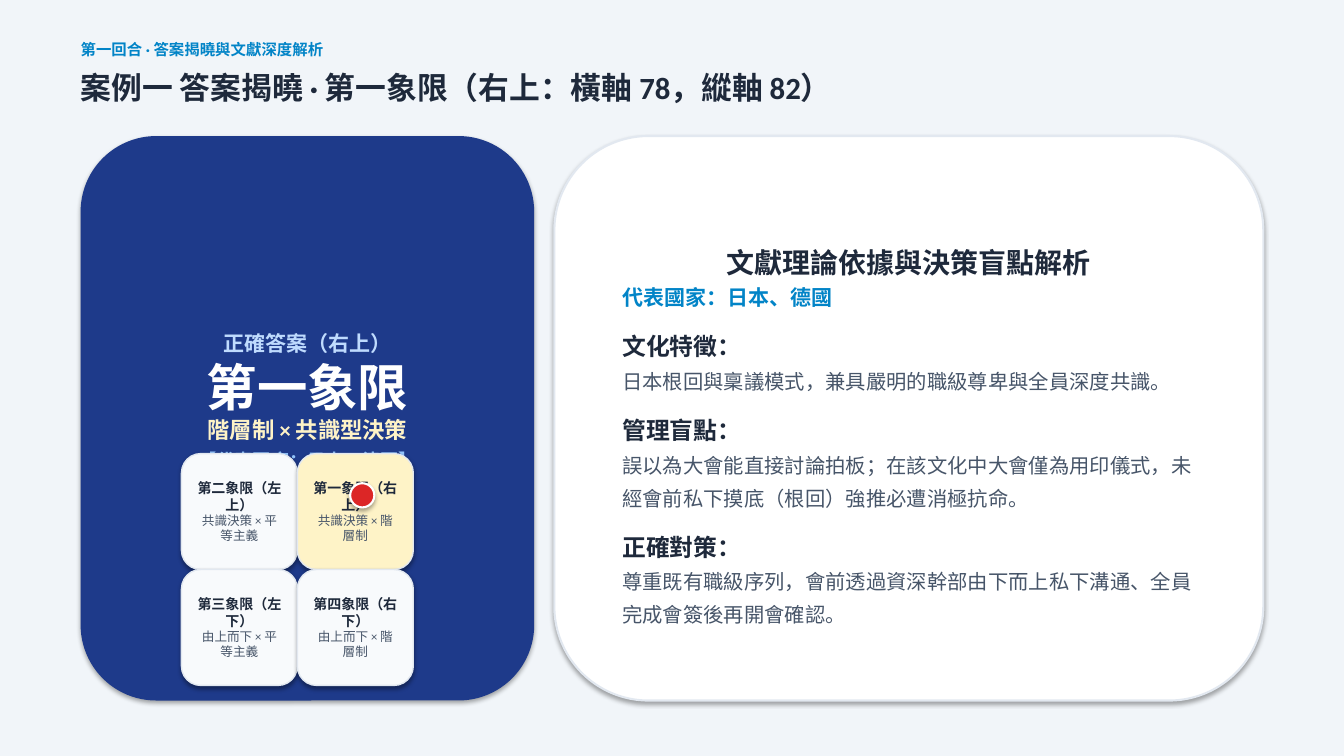
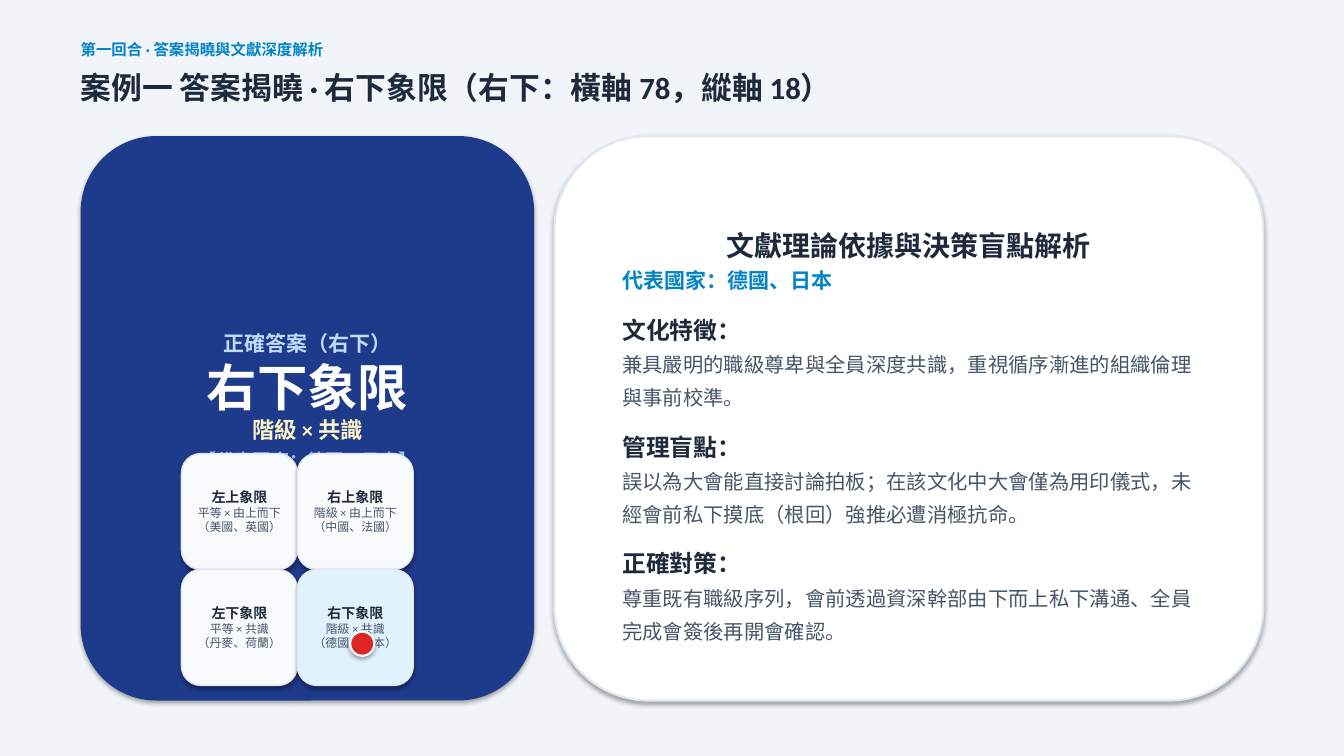
Before and after one commit to routerdd1818-tech/OB, a slide deck: slide 6 of 誰是文化王_備案簡報_Who_Is_Culture_King.pptx. Drawn at 1344x756 pixels with LibreOffice and Linux fonts; fonts in the diff are those of the drawing. Boxes give left, top, right and bottom in pixels: in the first picture for what was removed or moved away, otherwise in the second. Text is boxed around its words. In the diff, an @@ line names an element or a change of style, - is before the commit and + after.

Commit message:
feat: align quadrant layout strictly with literature (top: 由上而下, bottom: 共識決策, left: 較平等, right: 重階層)

```diff
--- a/誰是文化王_備案簡報_Who_Is_Culture_King.pptx
+++ b/誰是文化王_備案簡報_Who_Is_Culture_King.pptx
@@ text at [81, 72, 832, 103]: text changed @@
-案例一 答案揭曉 · 第一象限（右上：橫軸 78，縱軸 82）
+案例一 答案揭曉 · 右下象限（右下：橫軸 78，縱軸 18）
@@ text in rounded rectangle at [622, 270, 832, 290]: text changed @@
-代表國家：日本、德國
+代表國家：德國、日本
@@ text in rounded rectangle at [199, 333, 417, 501]: text changed @@
-正確答案（右上）
-第一象限
-階層制 × 共識型決策
-【代表國家：日本、德國】
-🎯 靶心座標：(78, 82)
+正確答案（右下）
+右下象限
+階級 × 共識
+【代表國家：德國、日本】
+🎯 靶心座標：(78, 18)
@@ text in rounded rectangle at [622, 355, 1191, 407]: text changed @@
-日本根回與稟議模式，兼具嚴明的職級尊卑與全員深度共識。
+兼具嚴明的職級尊卑與全員深度共識，重視循序漸進的組織倫理與事前校準。
@@ rounded rectangle "右上象限" at [297, 454, 413, 570]: fill #FEF3C7 to #F8FAFC @@
@@ text in rounded rectangle at [198, 490, 281, 532]: text changed; size 9 to 8.5 pt @@
-第二象限（左上）
-共識決策 × 平等主義
+左上象限
+平等 × 由上而下
+（美國、英國）
@@ text in rounded rectangle at [314, 490, 397, 532]: text changed; size 10 to 8.5 pt; text colour #1E293B to #475569; bold off @@
-第一象限（右上）
-共識決策 × 階層制
+右上象限
+階級 × 由上而下
+（中國、法國）
@@ rounded rectangle "右下象限" at [297, 570, 413, 686]: fill #F8FAFC to #E0F2FE @@
@@ text in rounded rectangle at [198, 606, 281, 648]: text changed; size 9 to 8.5 pt @@
-第三象限（左下）
-由上而下 × 平等主義
+左下象限
+平等 × 共識
+（丹麥、荷蘭）
@@ text in rounded rectangle at [314, 606, 397, 651]: text changed; size 10 to 8.5 pt; text colour #1E293B to #475569; bold off @@
-第四象限（右下）
-由上而下 × 階層制
+右下象限
+階級 × 共識
+（德國、日本）
@@ ellipse: place and size @@
-ellipse at [350, 483, 374, 507]
+ellipse at [350, 632, 374, 656]
```
Also in this commit, not shown: 5 other slides changed, 7 other files.
